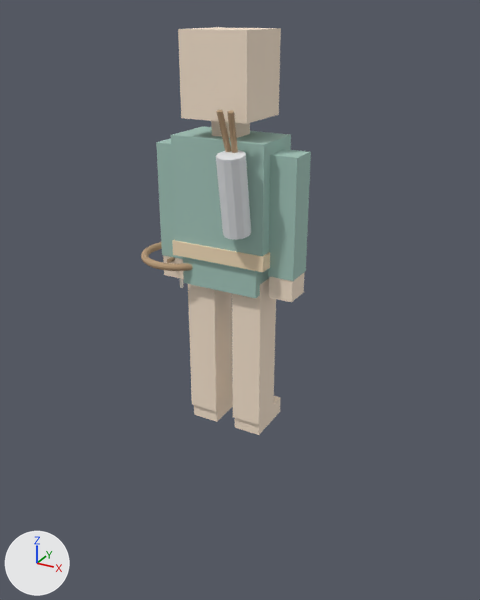
One commit to the glTF model characters/artemis.glb: the scene before it, then after it.
Camera for both pictures: a camera (50 mm lens) standing at (1.67, -2.93, 2.27) and looking at (0.0, 0.09, 0.76). Every picture has the same lights, and +X, +Y and +Z are marked at lower left. The picture after the commit comes second. Where no turn or scale is listed for an object, it has been applied to the vertices. Vertices at exactly the same position are counted once.

Names of what the first picture shows: 'arm_L_hand', 'arm_L_upper', 'arm_R_hand', 'arm_R_upper', 'head', 'hips', 'leg_L_shin', 'leg_R_foot', 'leg_R_shin', 'outfit_belt_0', 'outfit_quiver_0', 'outfit_quiver_1', 'outfit_quiver_2', 'prop_bow_1', 'torso' and 3 more.
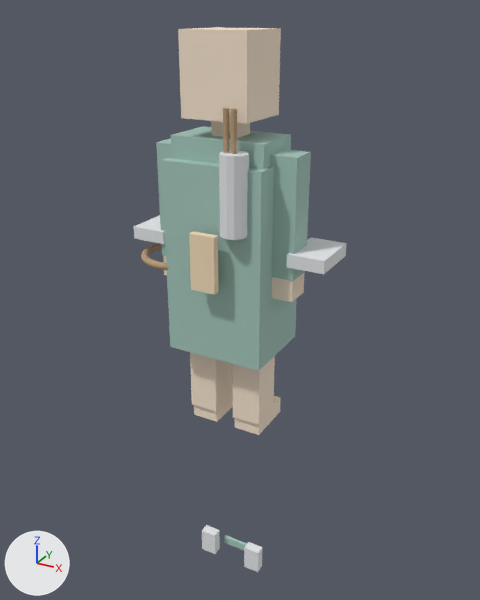
What changed in the scene script:
```text
Change me_cube_010:
    where me_cube_010.from_pydata(...)  # 8 vertices, 12 faces; spans x -1.0..1.0, y -1.0..1.0, z -1.0..1.0
    remove me_cube_010.materials.append(mat_artemis_skin)  # beige #f8e5cf
    add me_cube_010.materials.append(mat_artemis_primary)  # greyish green #a4c5bb
Change me_cube_018:
    used by ob_prop_bow_1; parent = ob_prop_bow; location = (0.0, 0.0, 0.12); scale = (0.0075, 0.0075, 0.2)
    remove me_cube_018.from_pydata(...)  # 8 vertices, 12 faces; spans x -1.0..1.0, y -1.0..1.0, z -1.0..1.0
    remove me_cube_018.materials.append(mat_artemis_cream)  # white #fffaf1
    add me_cube_018.from_pydata(...)  # 8 vertices, 12 faces; spans x -0.28..0.28, y -0.23..0.23, z -0.52..0.52
    me_cube_018 part 1: the whole mesh is scaled about its middle by (0.28, 0.23, 0.525)
    add me_cube_018.materials.append(mat_artemis_primary)  # greyish green #a4c5bb
Change me_cube_012:
    where me_cube_012.from_pydata(...)  # 8 vertices, 12 faces; spans x -1.0..1.0, y -1.0..1.0, z -1.0..1.0
    remove me_cube_012.materials.append(mat_artemis_skin)  # beige #f8e5cf
    add me_cube_012.materials.append(mat_artemis_primary)  # greyish green #a4c5bb
Change me_cube_011:
    where me_cube_011.from_pydata(...)  # 8 vertices, 12 faces; spans x -1.0..1.0, y -1.0..1.0, z -1.0..1.0
    remove me_cube_011.materials.append(mat_artemis_primary)  # greyish green #a4c5bb
    add me_cube_011.materials.append(mat_artemis_skin)  # beige #f8e5cf
Change me_cube_017:
    where me_cube_017.from_pydata(...)  # 8 vertices, 12 faces; spans x -1.0..1.0, y -1.0..1.0, z -1.0..1.0
    remove me_cube_017.materials.append(mat_artemis_accent)  # beige #f5ddbb
    add me_cube_017.materials.append(mat_artemis_skin)  # beige #f8e5cf
Change ob_arm_l_hand:
    ob_arm_l_hand: bpy.data.objects.new('arm_L_hand', me_cube_010) -> bpy.data.objects.new('arm_L_hand', me_cube_011)
Change ob_arm_l_upper:
    ob_arm_l_upper: bpy.data.objects.new('arm_L_upper', me_cube_009) -> bpy.data.objects.new('arm_L_upper', me_cube_010)
Change ob_arm_r_upper:
    ob_arm_r_upper: bpy.data.objects.new('arm_R_upper', me_cube_011) -> bpy.data.objects.new('arm_R_upper', me_cube_012)
Change ob_outfit_quiver_0:
    ob_outfit_quiver_0.rotation_euler: (0.15, 0.0, 0.0) -> (0.0, 0.0, 0.0)  # degrees (8.6, 0, 0) -> degrees (0, 0, 0)
Change ob_outfit_quiver_1:
    ob_outfit_quiver_1.rotation_euler: (0.3, 0.0, 0.2) -> (0.0, 0.0, 0.0)  # degrees (17, 0, 11) -> degrees (0, 0, 0)
Change ob_outfit_quiver_2:
    ob_outfit_quiver_2.rotation_euler: (0.3, 0.0, -0.2) -> (0.0, 0.0, 0.0)  # degrees (17, 0, -11) -> degrees (0, 0, 0)
Add ob_outfit_tunic_0:
    ob_outfit_tunic_0 = bpy.data.objects.new('outfit_tunic_0', me_cube_018)
    ob_outfit_tunic_0.location = (0.0, 0.02, 1.05)
Add ob_outfit_sandals_2:
    ob_outfit_sandals_2 = bpy.data.objects.new('outfit_sandals_2', me_cube_029)  # a box spanning x -0.09..0.09, y -0.01..0.01, z -0.025..0.025; in mat_artemis_primary (greyish green #a4c5bb)
    ob_outfit_sandals_2.location = (0.0, 0.05, -1.0)
Add ob_outfit_sandals_1:
    ob_outfit_sandals_1 = bpy.data.objects.new('outfit_sandals_1', me_cube_028)  # a box spanning x -0.05..0.05, y -0.03..0.03, z -0.08..0.08; in mat_artemis_secondary (white #e6e8ea)
    ob_outfit_sandals_1.location = (0.16, -0.02, -0.98)
Add ob_outfit_sandals_0:
    ob_outfit_sandals_0 = bpy.data.objects.new('outfit_sandals_0', me_cube_028.copy())
    ob_outfit_sandals_0.location = (-0.16, -0.02, -0.98)
Add ob_outfit_armor_4:
    ob_outfit_armor_4 = bpy.data.objects.new('outfit_armor_4', me_cube_026)  # a box spanning x -0.07..0.07, y -0.02..0.02, z -0.15..0.15; in mat_artemis_accent (beige #f5ddbb)
    ob_outfit_armor_4.location = (0.0, -0.28, 1.1)
Add ob_outfit_armor_2:
    ob_outfit_armor_2 = bpy.data.objects.new('outfit_armor_2', me_cube_024)  # a box spanning x -0.1..0.1, y -0.15..0.15, z -0.035..0.035; in mat_artemis_secondary (white #e6e8ea)
    ob_outfit_armor_2.location = (-0.47, 0.05, 1.12)
Add ob_outfit_armor_1:
    ob_outfit_armor_1 = bpy.data.objects.new('outfit_armor_1', me_cube_024.copy())
    ob_outfit_armor_1.location = (0.47, 0.05, 1.12)
```

Changed parts and their boxes [x1, y1, x2, y2] in the pictures (480 x 600 px; the box of a moved part takes in the faces that stretch with it):
'outfit_tunic_0', added
    after: [161, 157, 297, 371]
'outfit_quiver_0', turned
    before: [216, 150, 251, 240]
    after: [219, 151, 249, 240]
'outfit_armor_4', added (beige)
    after: [189, 231, 218, 295]
'outfit_belt_0', recoloured
    both: [172, 239, 270, 272]
'outfit_armor_1', added
    after: [286, 237, 347, 274]
'arm_R_hand', recoloured
    both: [272, 272, 305, 302]
'outfit_armor_2', added
    after: [134, 215, 165, 244]
'outfit_sandals_1', added
    after: [244, 542, 262, 572]
'outfit_sandals_0', added
    after: [202, 525, 220, 554]
'outfit_quiver_2', turned
    before: [216, 110, 231, 152]
    after: [223, 108, 230, 153]
'outfit_quiver_1', turned
    before: [227, 110, 238, 153]
    after: [230, 109, 237, 154]
'arm_L_hand', recoloured
    both: [163, 255, 184, 279]
'outfit_sandals_2', added
    after: [224, 535, 247, 550]
'prop_bow_1', recoloured
    both: [180, 279, 184, 288]
part 1 of me_cube_018, moved or reshaped
    before: [180, 279, 184, 288]
    after: [162, 157, 297, 371]
'torso', unchanged, covered by the edit
    before: [171, 126, 291, 256]
    after: [171, 126, 291, 169]
'hips', unchanged, covered by the edit
    before: [183, 257, 269, 298]
